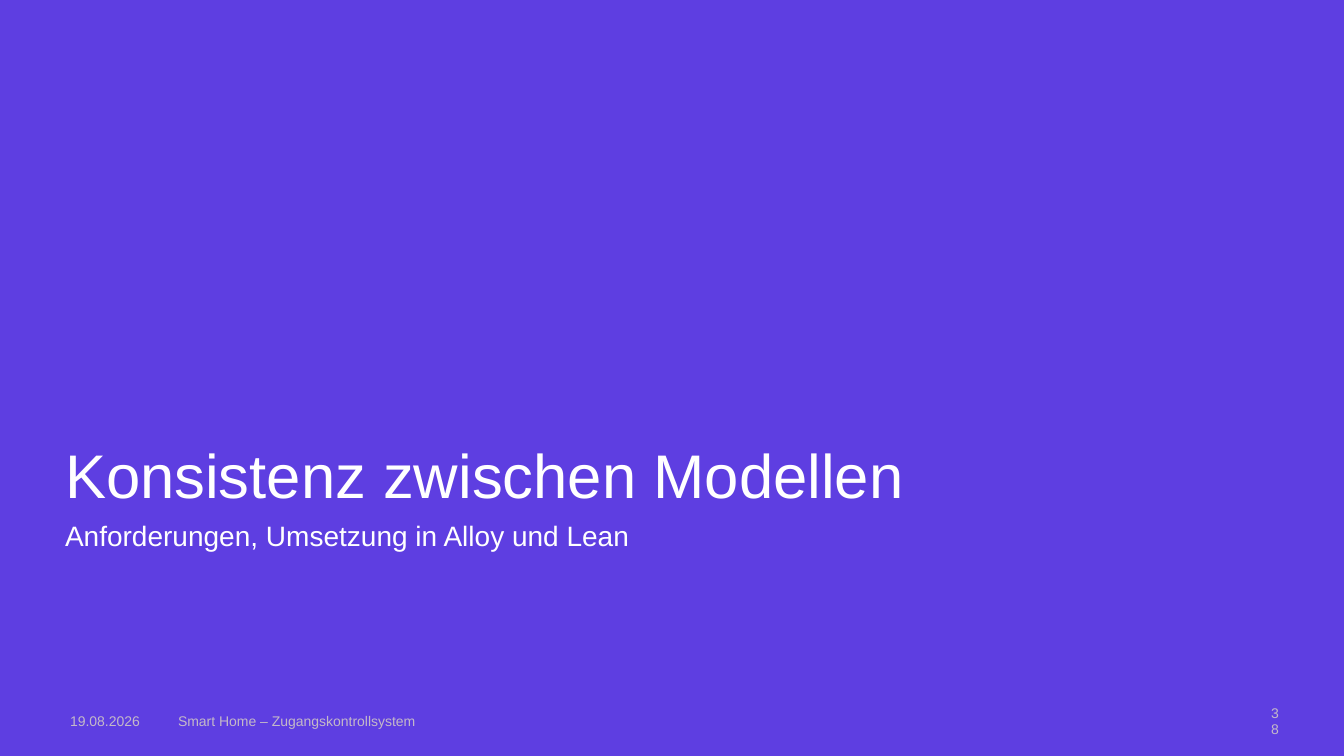
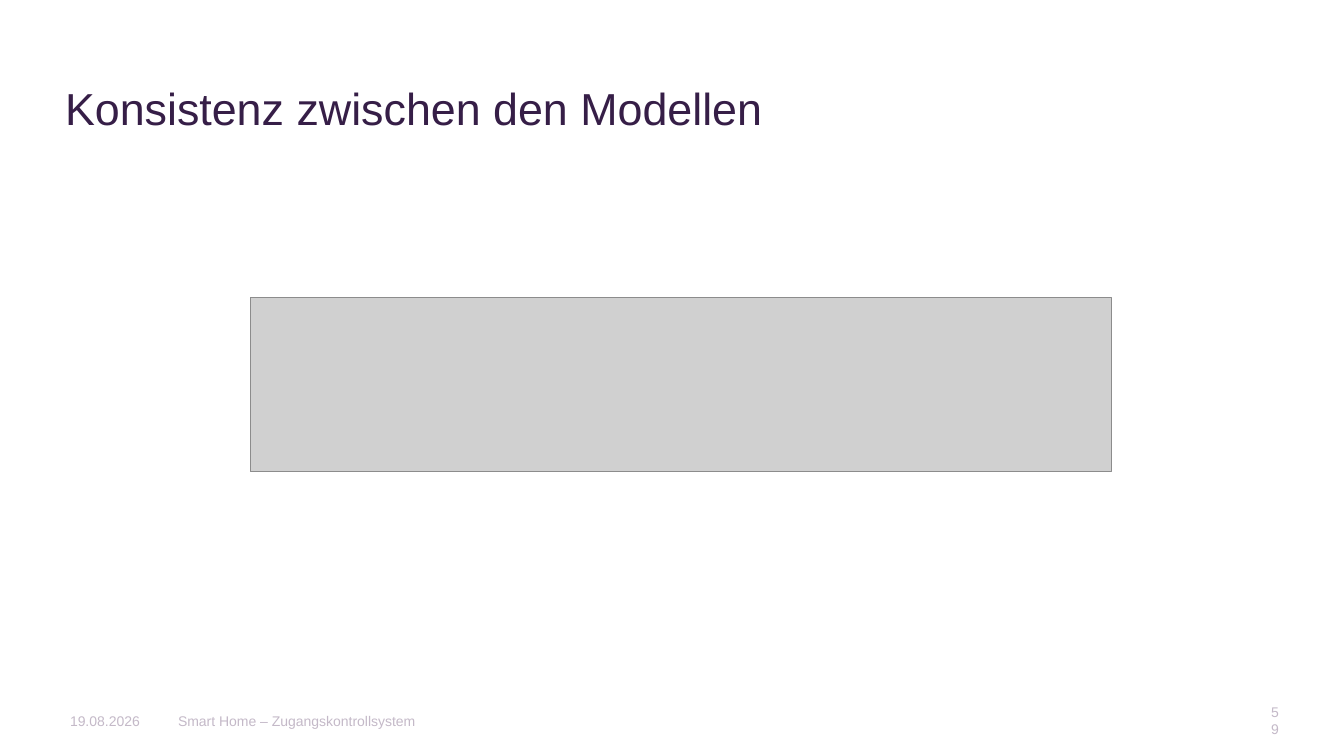
Before and after one commit to AnnaLiviaMartin/rs-smart-home, a slide deck: slide 59 of presentation/Smart_Home_Zugangskontrollsystem.pptx (slide 38 before the commit). Drawn at 1344x756 pixels with LibreOffice and Linux fonts; fonts in the diff are those of the drawing; grey boxes stand for pictures; background and template pictures are left out. Boxes give left, top, right and bottom in pixels: in the first picture for what was removed or moved away, otherwise in the second. Text is boxed around its words. In the diff, an @@ line names an element or a change of style, - is before the commit and + after.

Commit message:
feat: start adding lean presentation part

```diff
--- a/presentation/Smart_Home_Zugangskontrollsystem.pptx
+++ b/presentation/Smart_Home_Zugangskontrollsystem.pptx
@@ background #5E3EE1 to #FFFFFF @@
@@ title at box(65, 92, 762, 126): text changed; size 44 to 32 pt; text colour #FFFFFF to #361E47 @@
-Konsistenz zwischen Modellen
+Konsistenz zwischen den Modellen
@@ picture added at box(250, 297, 1111, 472) @@
@@ text removed at box(65, 525, 629, 551) @@
-Anforderungen, Umsetzung in Alloy und Lean
@@ page number at box(1265, 708, 1285, 735): text changed @@
-38
+59
```
Also in this commit, not shown: 24 other slides changed, 20 slides added, 1 slide removed.
